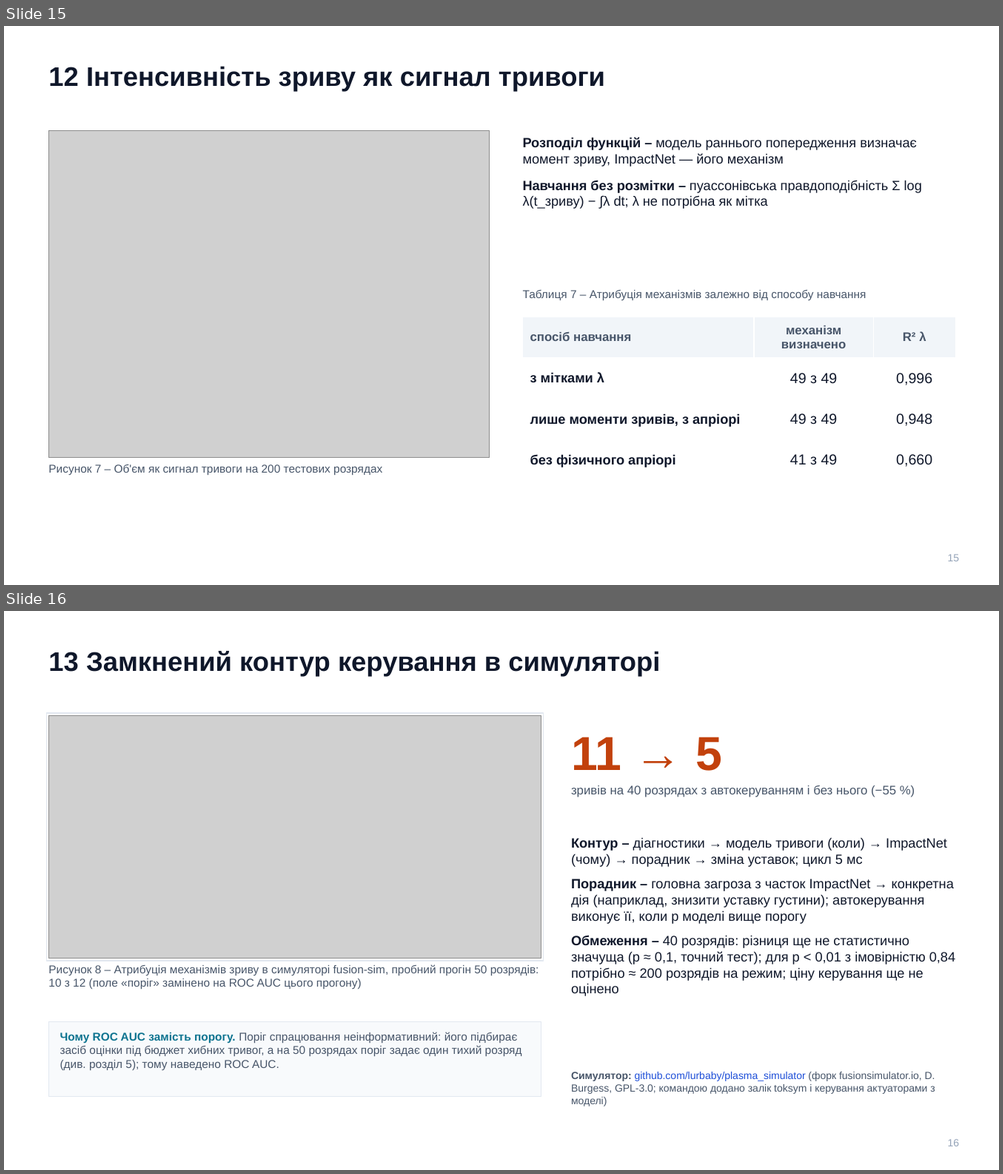
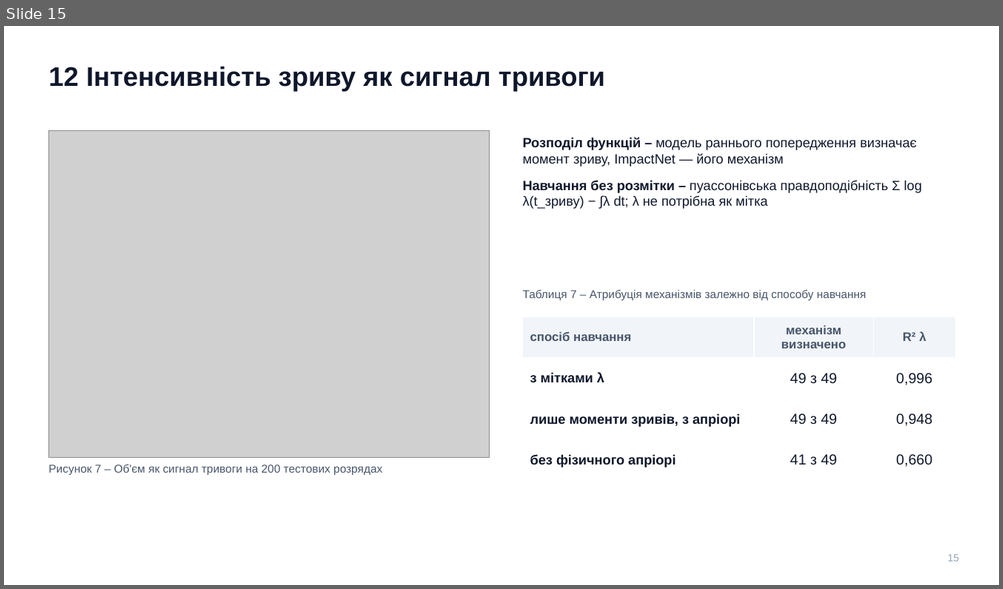
Before and after one commit to llllenah/plasma-disruption-prediction, a slide deck: docs/presentation.pptx. Shown one above the other, each under a label of ours: slides 15 and 16 before the commit, slide 15 after it. The pictures are 1003x1174 and 1003x589 pixels, drawn with LibreOffice and Linux fonts; fonts in the diff are those of the drawing; grey boxes stand for pictures. Boxes give left, top, right and bottom in pixels: in the first picture for what was removed or moved away, otherwise in the second. Text is boxed around its words. In the diff, an @@ line names an element or a change of style, - is before the commit and + after.

```diff
--- a/docs/presentation.pptx
+++ b/docs/presentation.pptx
@@ slide 16 removed at (4, 611, 999, 1170), background #FFFFFF @@
@@ text removed at (48, 651, 660, 677) @@
-13 Замкнений контур керування в симуляторі
@@ rectangle removed at (46, 713, 543, 961) @@
@@ picture removed at (48, 715, 541, 959) @@
@@ text removed at (571, 737, 896, 797) @@
-11 → 5
-зривів на 40 розрядах з автокеруванням і без нього (−55 %)
@@ text removed at (571, 837, 955, 997) @@
-Контур – діагностики → модель тривоги (коли) → ImpactNet (чому) → порадник → зміна уставок; цикл 5 мс
-Порадник – головна загроза з часток ImpactNet → конкретна дія (наприклад, знизити уставку густини); автокерування виконує її, коли p моделі вище порогу
-Обмеження – 40 розрядів: різниця ще не статистично значуща (p ≈ 0,1, точний тест); для p < 0,01 з імовірністю 0,84 потрібно ≈ 200 розрядів на режим; ціну керування ще не оцінено
@@ text removed at (48, 965, 539, 989) @@
-Рисунок 8 – Атрибуція механізмів зриву в симуляторі fusion-sim, пробний прогін 50 розрядів: 10 з 12 (поле «поріг» замінено на ROC AUC цього прогону)
@@ rectangle removed at (48, 1022, 541, 1096) @@
@@ text removed at (60, 1032, 522, 1071) @@
-Чому ROC AUC замість порогу. Поріг спрацювання неінформативний: його підбирає засіб оцінки під бюджет хибних тривог, а на 50 розрядах поріг задає один тихий розряд (див. розділ 5); тому наведено ROC AUC.
@@ text removed at (571, 1072, 935, 1107) @@
-Симулятор: github.com/lurbaby/plasma_simulator (форк fusionsimulator.io, D. Burgess, GPL-3.0; командою додано залік toksym і керування актуаторами з моделі)
@@ text removed at (948, 1139, 959, 1147) @@
-16
```
Also in this commit, not shown: 2 slides changed, 1 slide added, 4 other files.
